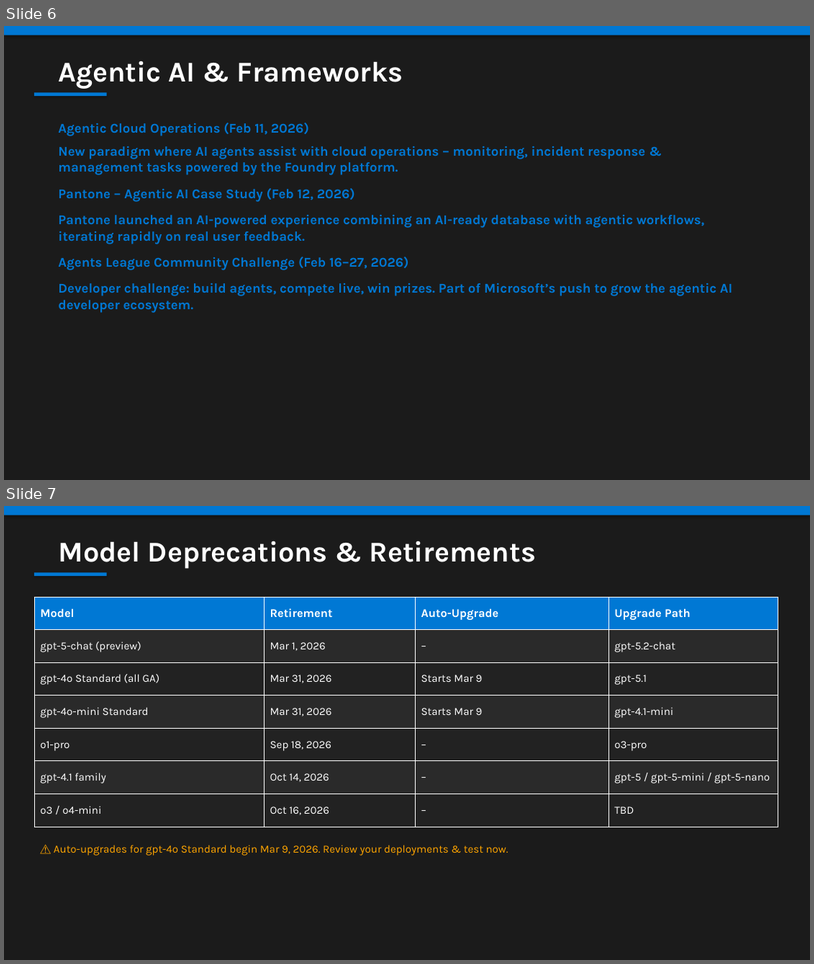
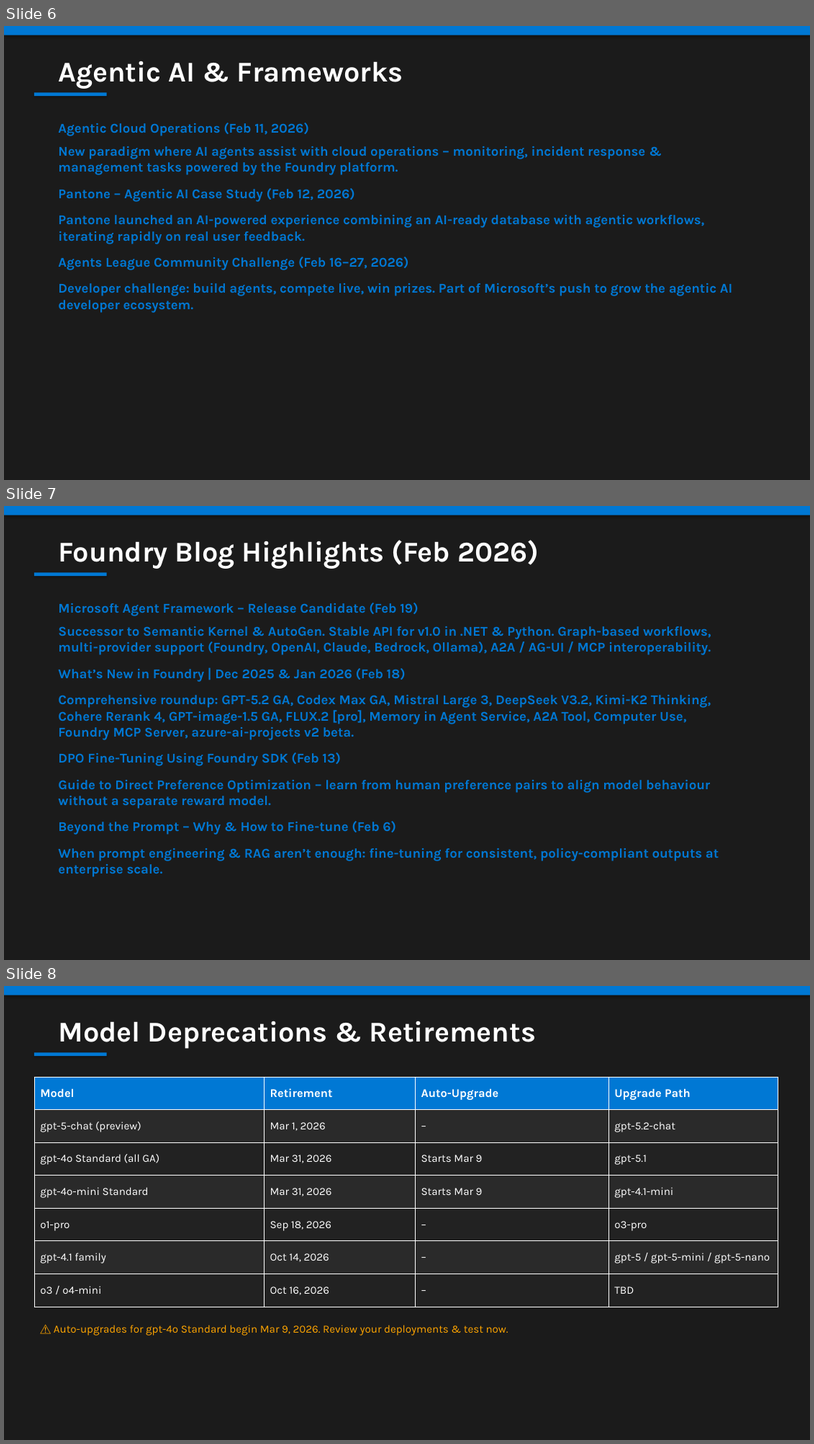
Before and after one commit to fuenfhausen/whats-new-in-microsoft-ai, a slide deck: whats-new-microsoft-ai-feb2026.pptx. Shown one above the other, each under a label of ours: slides 6 and 7 before the commit, slides 6, 7 and 8 after it. The pictures are 814x964 and 814x1444 pixels, drawn with LibreOffice and Linux fonts; fonts in the diff are those of the drawing. Boxes give left, top, right and bottom in pixels: in the first picture for what was removed or moved away, otherwise in the second. Text is boxed around its words. In the diff, an @@ line names an element or a change of style, - is before the commit and + after.

Commit message:
Add Foundry Blog Highlights section to Feb 2026 edition

```diff
--- a/whats-new-microsoft-ai-feb2026.pptx
+++ b/whats-new-microsoft-ai-feb2026.pptx
@@ slide 7 added at bbox=[4, 506, 810, 960], background #1B1B1B @@
@@ rectangle added at bbox=[4, 506, 810, 515], fill #0078D4 @@
@@ text added at bbox=[58, 540, 539, 569], 34 pt, text #FFFFFF, bold @@
+Foundry Blog Highlights (Feb 2026)
@@ rectangle added at bbox=[34, 572, 107, 576], fill #0078D4 @@
@@ text added at bbox=[58, 602, 719, 877], 14 pt, text #FFFFFF @@
+Microsoft Agent Framework – Release Candidate (Feb 19)
+Successor to Semantic Kernel & AutoGen. Stable API for v1.0 in .NET & Python. Graph-based workflows, multi-provider support (Foundry, OpenAI, Claude, Bedrock, Ollama), A2A / AG-UI / MCP interoperability.
+What’s New in Foundry | Dec 2025 & Jan 2026 (Feb 18)
+Comprehensive roundup: GPT-5.2 GA, Codex Max GA, Mistral Large 3, DeepSeek V3.2, Kimi-K2 Thinking, Cohere Rerank 4, GPT-image-1.5 GA, FLUX.2 [pro], Memory in Agent Service, A2A Tool, Computer Use, Foundry MCP Server, azure-ai-projects v2 beta.
+DPO Fine-Tuning Using Foundry SDK (Feb 13)
+Guide to Direct Preference Optimization – learn from human preference pairs to align model behaviour without a separate reward model.
+Beyond the Prompt – Why & How to Fine-tune (Feb 6)
+When prompt engineering & RAG aren’t enough: fine-tuning for consistent, policy-compliant outputs at enterprise scale.
@@ what was slide 7 is now slide 8 @@
```
Also in this commit, not shown: 3 slides changed, 2 other files.
